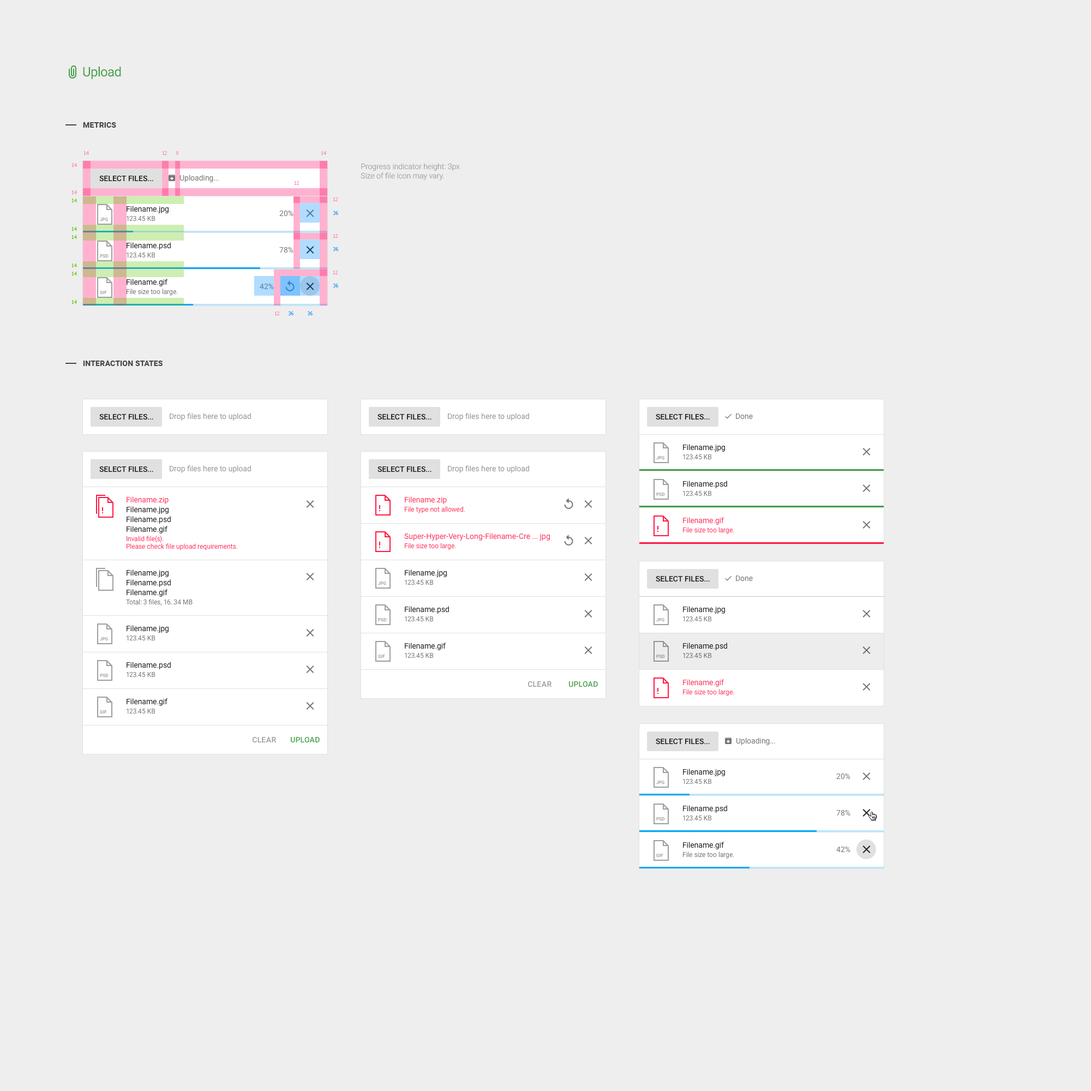
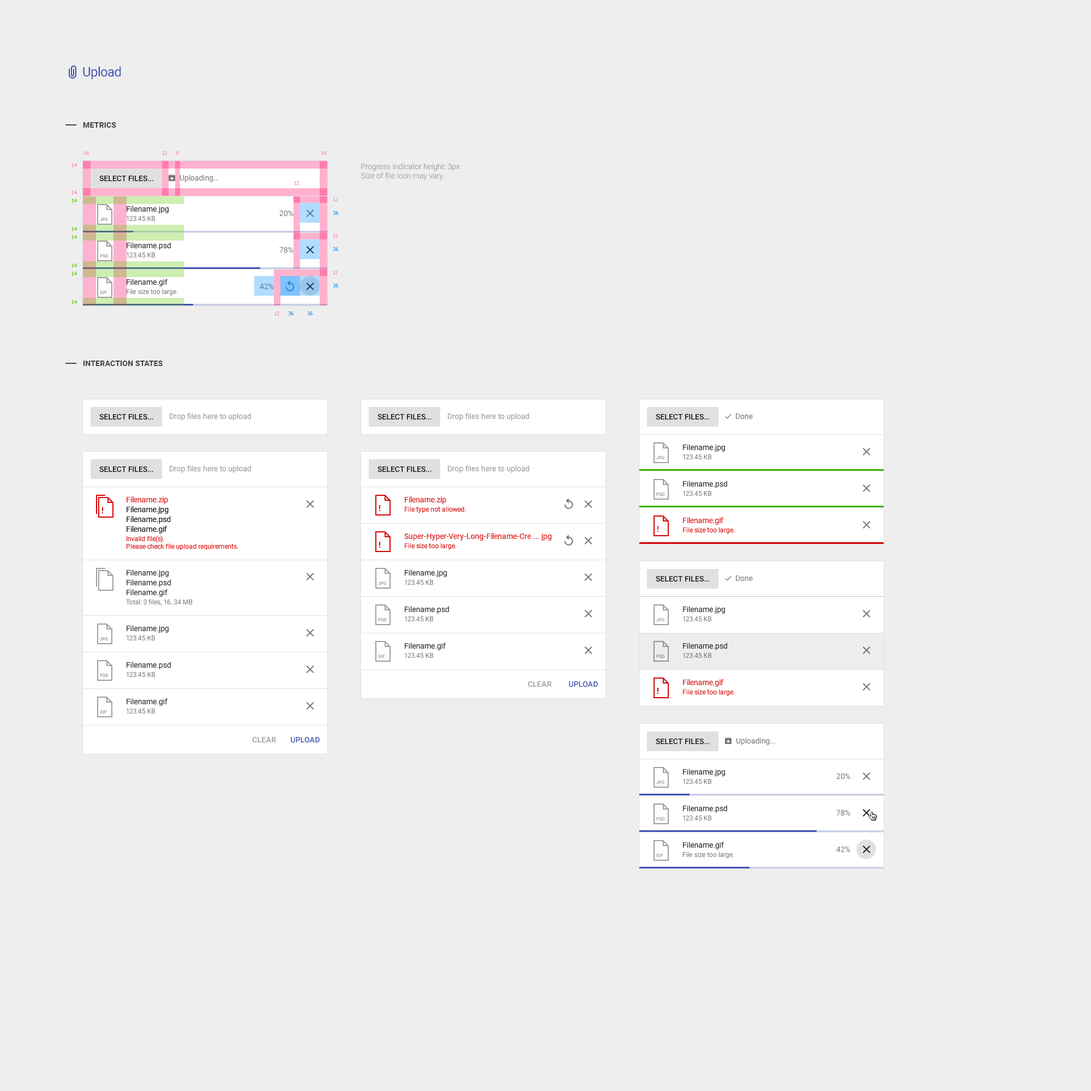
Comparing the layer stacks of the two (1091, 1091) images. Changes:
renamed "Upload Title" to "Label", moved it above "Metrics" over left=68, top=65, right=122, bottom=80
painted on "progress" (2nd of 19, in "Metrics" › "Item 3"), unmasked it over left=82, top=303, right=328, bottom=306
painted on "progress" (4th of 19, in "Metrics" › "Item 2"), unmasked it over left=82, top=267, right=328, bottom=270
painted on "progress" (6th of 19, in "Metrics" › "Item 1"), unmasked it over left=82, top=230, right=328, bottom=233
unmasked "upload-back" (1st of 6, in "Metrics") over left=82, top=230, right=328, bottom=306
unmasked "upload-back" (2nd of 6, in "Interaction states" › "Upload Focused State") over left=653, top=677, right=736, bottom=699
painted on "progress" (14th of 19, in "Interaction states" › "Upload X Focused State" › "Item 2"), unmasked it over left=639, top=830, right=885, bottom=833
unmasked "upload-back" (3rd of 6, in "Interaction states" › "Upload X Focused State") over left=639, top=794, right=885, bottom=869
painted on "progress" (17th of 19, in "Interaction states" › "Upload Done" › "Item 3"), unmasked it over left=639, top=542, right=885, bottom=545
unmasked "upload-back" (4th of 6, in "Interaction states" › "Upload Done") over left=639, top=469, right=885, bottom=545
painted on "Super-Hyper-Very-Long-Filename-Cre ... jpg" over left=404, top=533, right=552, bottom=541
unmasked "upload-back" (5th of 6, in "Interaction states" › "Upload Basic") over left=375, top=494, right=599, bottom=688
painted on "Filename.zip Filename.jpg Filename.psd Filename.gif" over left=126, top=496, right=171, bottom=534
painted on "Invalid file(s). Please check file upload requirements." over left=126, top=535, right=239, bottom=551
unmasked "upload-back" (6th of 6, in "Interaction states" › "Upload MultipleFiles") over left=96, top=494, right=320, bottom=744
…and 27 more changes (17 mask, 27 painted)
